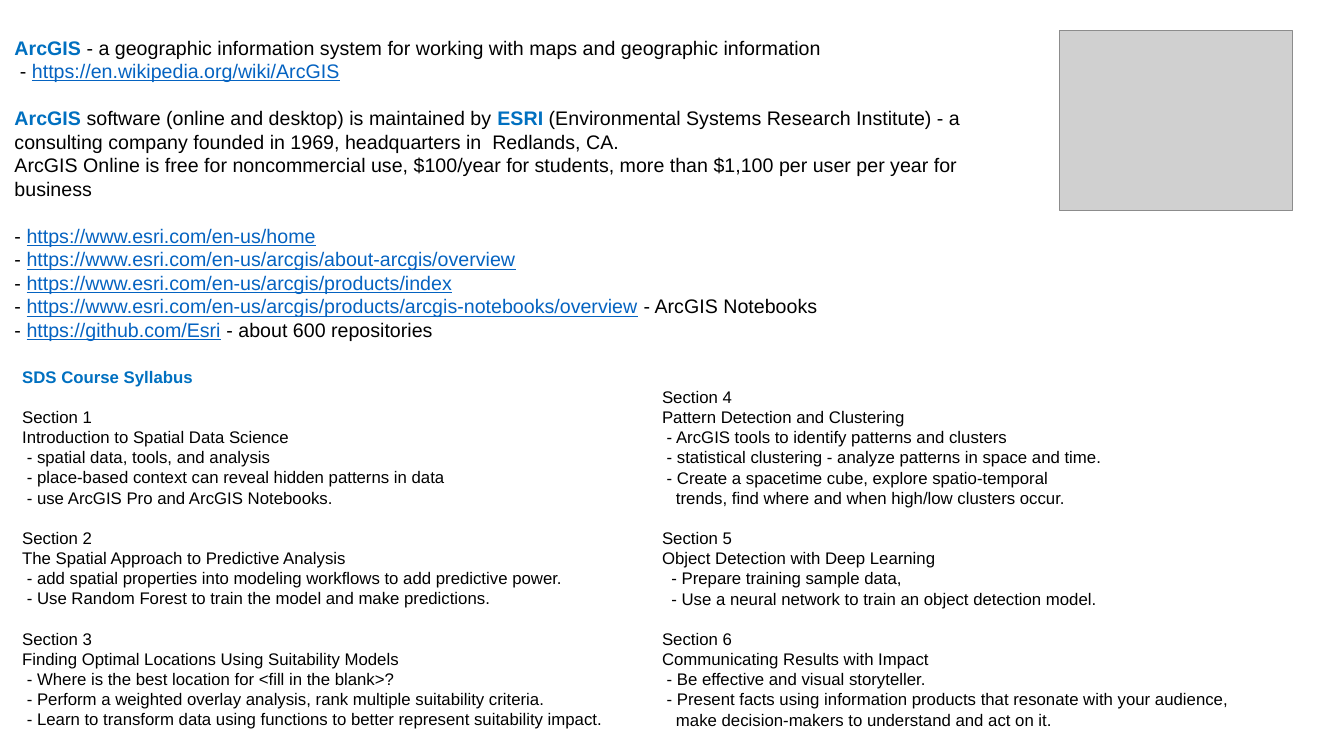
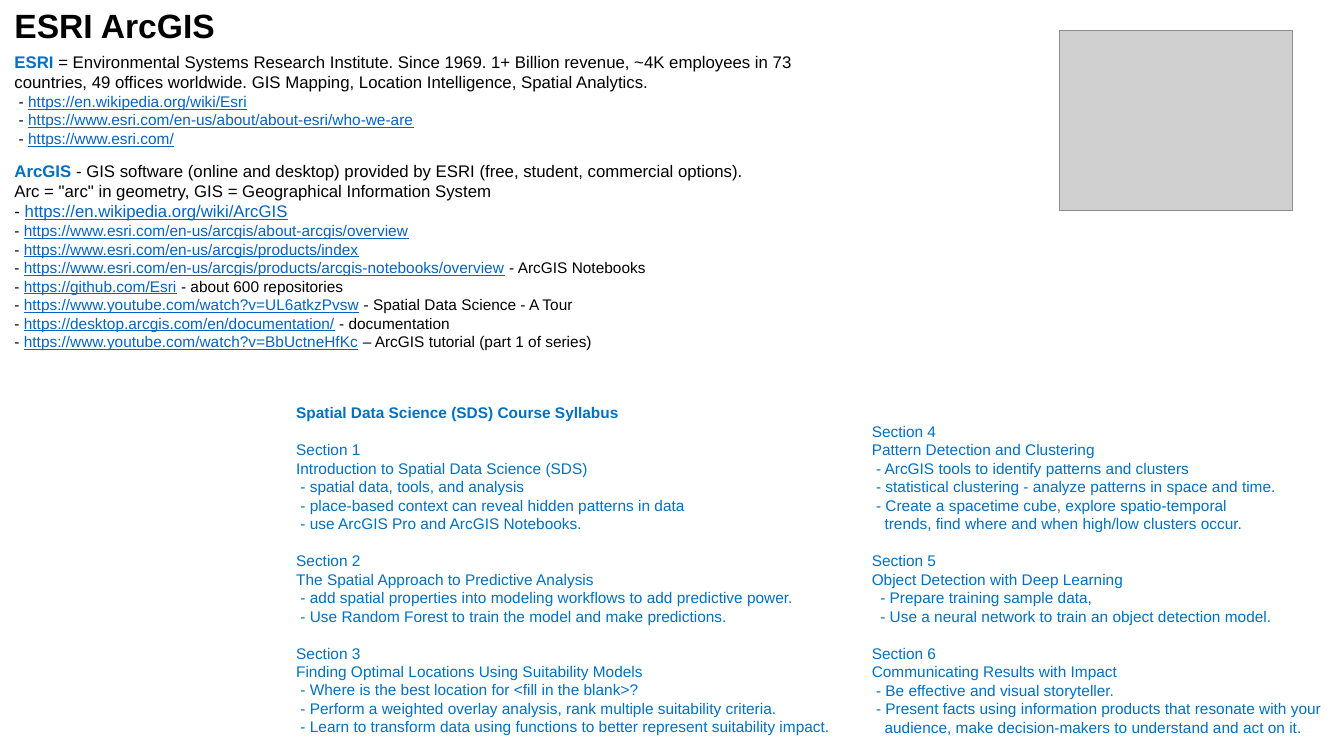
Before and after one commit to lselector/ml_ai_doc, a slide deck: slide 2 of Geo_Spatial.pptx (slide 5 before the commit). Drawn at 1344x756 pixels with LibreOffice and Linux fonts; fonts in the diff are those of the drawing; grey boxes stand for pictures. Boxes give left, top, right and bottom in pixels: in the first picture for what was removed or moved away, otherwise in the second. Text is boxed around its words. In the diff, an @@ line names an element or a change of style, - is before the commit and + after.

Commit message:
revised Geo_Spatial

```diff
--- a/Geo_Spatial.pptx
+++ b/Geo_Spatial.pptx
@@ text added at [14,14,215,39], 24 pt, text #000000, bold @@
+ESRI ArcGIS
@@ text "ESRI = Environmental Systems Research ...": place and size @@
-text "ESRI = Environmental Systems Research ..." at [14,40,960,341]
+text "ESRI = Environmental Systems Research ..." at [14,56,792,351]
@@ text at [14,56,792,201]: text changed; size 14 to 12 pt @@
-ArcGIS - a geographic information system for working with maps and geographic information
+ESRI = Environmental Systems Research Institute. Since 1969. 1+ Billion revenue, ~4K employees in 73 countries, 49 offices worldwide. GIS Mapping, Location Intelligence, Spatial Analytics.
+- https://en.wikipedia.org/wiki/Esri
+- https://www.esri.com/en-us/about/about-esri/who-we-are
+- https://www.esri.com/
+ArcGIS - GIS software (online and desktop) provided by ESRI (free, student, commercial options).
+Arc = "arc" in geometry, GIS = Geographical Information System
@@ text at [14,110,960,247]: paragraphs removed @@
-ArcGIS software (online and desktop) is maintained by ESRI (Environmental Systems Research Institute) - a consulting company founded in 1969, headquarters in Redlands, CA.
-ArcGIS Online is free for noncommercial use, $100/year for students, more than $1,100 per user per year for business
-- https://www.esri.com/en-us/home
@@ text at [24,205,646,295]: size 14 to 12 pt in "- https://en.wikipedia.org/wiki/ArcGIS"; size 14 to 11 pt in "- https://www.esri.com/en-us/arcgis/about-arcgis/overview", "- https://www.esri.com/en-us/arcgis/products/index", "- https://www.esri.com/en-us/arcgis/products/arcgis-notebook ...", "- https://github.com/Esri - about 600 repositories" @@
@@ text at [24,299,591,351]: paragraphs added @@
+- https://www.youtube.com/watch?v=UL6atkzPvsw - Spatial Data Science - A Tour
+- https://desktop.arcgis.com/en/documentation/ - documentation
+- https://www.youtube.com/watch?v=BbUctneHfKc – ArcGIS tutorial (part 1 of series)
@@ text "Spatial Data Science (SDS) Course ...": place and size @@
-text "Spatial Data Science (SDS) Course ..." at [22,371,602,729]
+text "Spatial Data Science (SDS) Course ..." at [296,407,829,736]
@@ text at [296,407,618,422]: text changed; size 12 to 11 pt @@
-SDS Course Syllabus
+Spatial Data Science (SDS) Course Syllabus
@@ text "Section 4": place and size @@
-text "Section 4" at [662,391,1228,726]
+text "Section 4" at [872,426,1321,735]
@@ text at [296,444,829,736]: size 12 to 11 pt, text colour #000000 to #0070C0 in "Section 1", "- spatial data, tools, and analysis", "- place-based context can reveal hidden patterns ...", "- use ArcGIS Pro and ArcGIS Notebooks." and 9 more places @@
@@ text at [872,426,1275,699]: size 12 to 11 pt, text colour #000000 to #0070C0 in "Section 4", "Pattern Detection and Clustering", "- ArcGIS tools to identify patterns and ...", "- statistical clustering - analyze patterns in ..." and 9 more places @@
@@ text at [296,463,588,477]: text changed; size 12 to 11 pt; text colour #000000 to #0070C0 @@
-Introduction to Spatial Data Science
+Introduction to Spatial Data Science (SDS)
@@ text at [885,703,1321,735]: text changed; size 12 to 11 pt; text colour #000000 to #0070C0 @@
-- Present facts using information products that resonate with your audience,
-make decision-makers to understand and act on it.
+- Present facts using information products that resonate with your
+audience, make decision-makers to understand and act on it.
```
Also in this commit, not shown: 6 other slides changed, 3 slides added, 1 slide removed, 1 other file.
